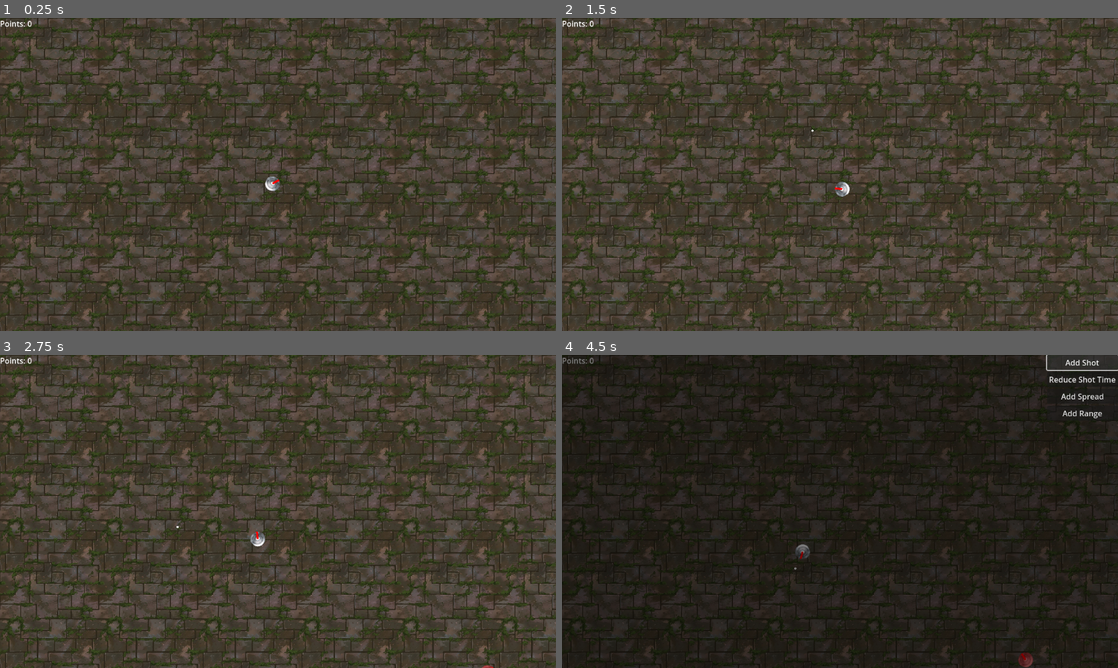
Above: before the commit, frames 1-4 (two rows, left to right).
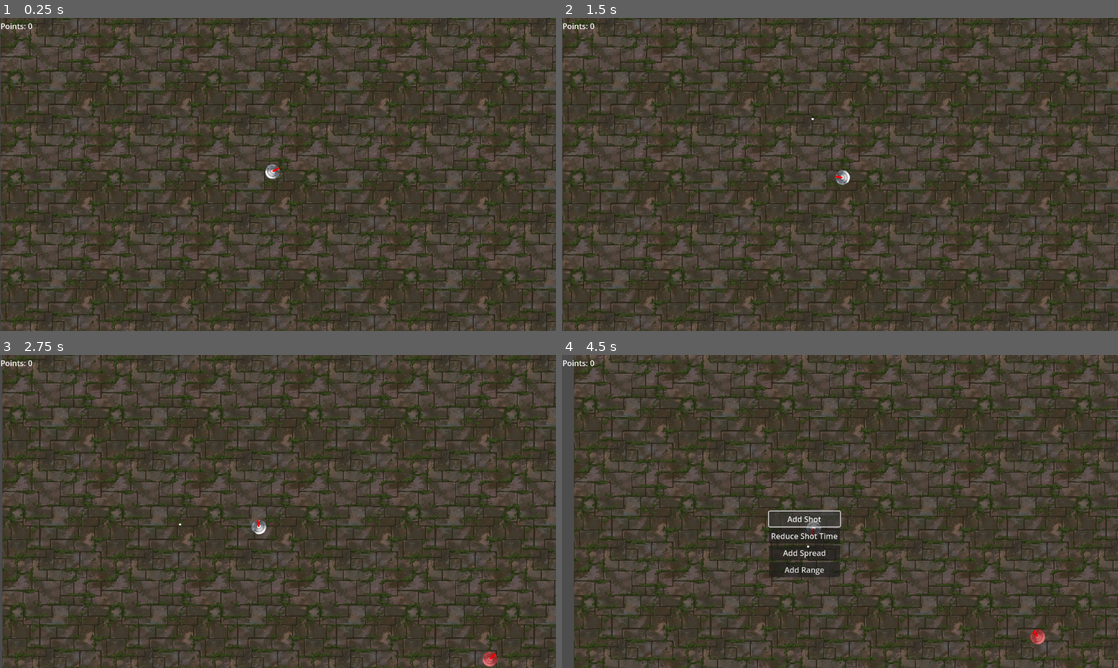
Above: after the commit, the same moments.

Repository: variantc/ShootMan
Game: Godot game, scene res://scenes/world.tscn
The game is run twice, just before and just after one commit, with the same random seed, the same clock (stepped at 60 frames per second) and the same inputs.
Inputs (mouse positions are in pixels of both pictures, inside the frame that each line leads up to):
- Up to frame 1 (0.25 s): no input
- Up to frame 2 (1.5 s): move the mouse to (612, 27) at 0.52 s; hold Right mouse button (RMB) 0.53-1.28 s; move the mouse to (728, 190) at 1.27 s; right-click (728, 190) at 1.35 s
- Up to frame 3 (2.75 s): move the mouse to (333, 442) at 2.02 s; hold Right mouse button (RMB) from 2.03 s (still down)
- Up to frame 4 (4.5 s): move the mouse to (812, 574) at 2.77 s; release Right mouse button (RMB) at 2.78 s; right-click (812, 574) at 2.85 s; move the mouse to (1006, 558) at 3.52 s; hold Right mouse button (RMB) 3.53-4.25 s; tap P (Pause) at 4.15 s; click "Add Shot" at 4.25 s

The runs differ from the first frame. In frame 1, 34% of the frame differs, in the area x 0-100%, y 0-100%; in frame 2, 34%; in frame 3, 35%; in frame 4, 78%.

Commit message:
allowing movement further with camera + lag

Diff:
--- /dev/null
+++ b/scenes/camera_2d.gd
@@ -0,0 +1,16 @@
+extends Camera2D
+
+
+@export var player : Player
+@export var lag : int = 10000
+
+
+func _ready():
+	global_position = player.global_position
+
+
+# Called every frame. 'delta' is the elapsed time since the previous frame.
+func _process(delta):
+	# Smoothing of camera movement
+	var offset_sq = global_position.distance_squared_to(player.global_position)
+	global_position = lerp(global_position, player.global_position, delta * offset_sq / lag)
--- a/scenes/world.tscn
+++ b/scenes/world.tscn
@@ -15,6 +15,7 @@
 [ext_resource type="PackedScene" uid="uid://d264gao7bbsgt" path="res://scenes/attack_group.tscn" id="11_x2le3"]
 [ext_resource type="Script" path="res://resources/bullet_resource.gd" id="12_wuvgv"]
 [ext_resource type="Script" path="res://resources/gun_resource.gd" id="13_ysug8"]
+[ext_resource type="Script" path="res://scenes/camera_2d.gd" id="15_3cbjm"]
 [ext_resource type="Script" path="res://scripts/GUI_controller.gd" id="15_jq3j3"]
 
 [sub_resource type="RectangleShape2D" id="RectangleShape2D_4173a"]
@@ -92,10 +93,14 @@
 
 [node name="UpgradeManager" type="Node" parent="." node_paths=PackedStringArray("score_text")]
 script = ExtResource("4_88rj6")
-score_text = NodePath("../ScoreText")
+score_text = NodePath("../Camera2D/GUI/ScoreText")
 
 [node name="SoundManager" type="Node" parent="."]
 script = ExtResource("1_hjijg")
+
+[node name="DropSpawner" type="Node" parent="."]
+script = ExtResource("5_2b576")
+drop_scene = ExtResource("6_llsii")
 
 [node name="EnemySpawner" type="Node" parent="." node_paths=PackedStringArray("world")]
 script = ExtResource("1_irc5a")
@@ -108,10 +113,6 @@
 spawn_group_time = 60.0
 spawn_inc_time = 60.0
 
-[node name="DropSpawner" type="Node" parent="."]
-script = ExtResource("5_2b576")
-drop_scene = ExtResource("6_llsii")
-
 [node name="Player" parent="." instance=ExtResource("2_gkc74")]
 position = Vector2(575, 350)
 slide_on_ceiling = false
@@ -121,20 +122,30 @@
 floor_snap_length = 0.0
 current_gun = SubResource("Resource_mhkgy")
 
-[node name="ScoreText" type="RichTextLabel" parent="."]
-offset_right = 199.0
-offset_bottom = 40.0
+[node name="Camera2D" type="Camera2D" parent="." node_paths=PackedStringArray("player")]
+position = Vector2(575, 350)
+script = ExtResource("15_3cbjm")
+player = NodePath("../Player")
+
+[node name="GUI" type="Control" parent="Camera2D"]
+layout_mode = 3
+anchors_preset = 0
+script = ExtResource("15_jq3j3")
+
+[node name="ScoreText" type="RichTextLabel" parent="Camera2D/GUI"]
+unique_name_in_owner = true
+offset_left = -575.0
+offset_top = -319.0
+offset_right = -376.0
+offset_bottom = -279.0
 text = "Points: 0
 "
 script = ExtResource("6_86sgh")
 
-[node name="GUI" type="Node" parent="."]
-script = ExtResource("15_jq3j3")
-
-[node name="PauseScreen" type="Control" parent="GUI"]
+[node name="PauseScreen" type="Control" parent="Camera2D/GUI"]
 unique_name_in_owner = true
 visible = false
-layout_mode = 3
+layout_mode = 1
 anchors_preset = 15
 anchor_right = 1.0
 anchor_bottom = 1.0
@@ -142,7 +153,7 @@
 grow_vertical = 2
 mouse_filter = 2
 
-[node name="ColorRect" type="ColorRect" parent="GUI/PauseScreen"]
+[node name="ColorRect" type="ColorRect" parent="Camera2D/GUI/PauseScreen"]
 layout_mode = 1
 anchors_preset = 15
 anchor_right = 1.0
@@ -153,7 +164,7 @@
 size_flags_vertical = 6
 color = Color(0, 0, 0, 0.501961)
 
-[node name="VBoxContainer" type="VBoxContainer" parent="GUI/PauseScreen"]
+[node name="VBoxContainer" type="VBoxContainer" parent="Camera2D/GUI/PauseScreen"]
 layout_mode = 1
 anchors_preset = 1
 anchor_left = 1.0
@@ -162,25 +173,25 @@
 offset_bottom = 136.0
 grow_horizontal = 0
 
-[node name="ShotButton" type="Button" parent="GUI/PauseScreen/VBoxContainer"]
+[node name="ShotButton" type="Button" parent="Camera2D/GUI/PauseScreen/VBoxContainer"]
 unique_name_in_owner = true
 layout_mode = 2
 tooltip_text = "Add Shot"
 text = "Add Shot"
 
-[node name="TimeButton" type="Button" parent="GUI/PauseScreen/VBoxContainer"]
+[node name="TimeButton" type="Button" parent="Camera2D/GUI/PauseScreen/VBoxContainer"]
 unique_name_in_owner = true
 layout_mode = 2
 tooltip_text = "Add Shot"
 text = "Reduce Shot Time"
 
-[node name="SpreadButton" type="Button" parent="GUI/PauseScreen/VBoxContainer"]
+[node name="SpreadButton" type="Button" parent="Camera2D/GUI/PauseScreen/VBoxContainer"]
 unique_name_in_owner = true
 layout_mode = 2
 tooltip_text = "Add Shot"
 text = "Add Spread"
 
-[node name="LifetimeButton" type="Button" parent="GUI/PauseScreen/VBoxContainer"]
+[node name="LifetimeButton" type="Button" parent="Camera2D/GUI/PauseScreen/VBoxContainer"]
 unique_name_in_owner = true
 layout_mode = 2
 tooltip_text = "Add Shot"
--- a/scripts/GUI_controller.gd
+++ b/scripts/GUI_controller.gd
@@ -4,6 +4,7 @@
 var upgrades = {}  # Start with empty dictionary
 
 var is_paused := false
+
 
 func _ready():
 	# Make GUI non-pausing
--- a/scripts/world.gd
+++ b/scripts/world.gd
@@ -6,7 +6,9 @@
 @onready var player := $Player as Player
 @onready var drop_spawner := $DropSpawner as DropSpawner
 @onready var enemy_spawner := $EnemySpawner as EnemySpawner
-@onready var score_text := $ScoreText as RichTextLabel
+@onready var score_text := %ScoreText as RichTextLabel
+
+var offset_to_player : Vector2
 
 
 func _ready():
Not shown: 1 places in scenes/world.tscn that only renumber resources
